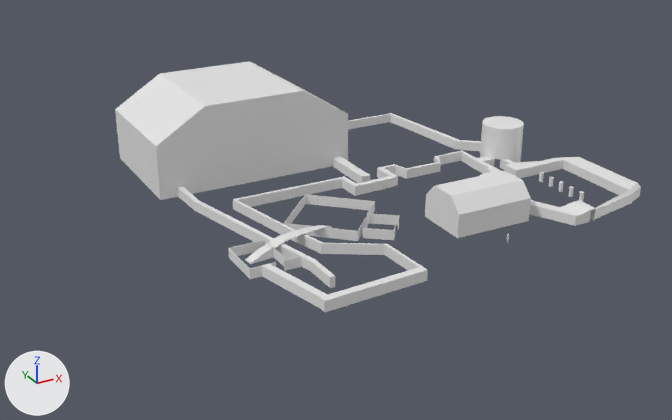
One commit to the Blender file Assets/Resources/Models/ftjr_1.Level_inspo 1.blend: the scene before it, then after it.
Rendered twice from a camera (50 mm lens) standing at (-84.8, -140.3, 74.8) and looking at (-1.4, 11.3, -0.9). Every picture has the same lights, and +X, +Y and +Z are marked at lower left.

The scene before the commit, as lines of its bpy script (objects in view):
```python
ob_cube = bpy.data.objects.new('Cube', me_cube)
ob_cube.location = (-9.5, 45.2, 0.0)
ob_cube.scale = (22.0, 14.0, 5.83)
ob_cube_001 = bpy.data.objects.new('Cube.001', me_cube_002)
ob_cube_001.location = (-9.4, 1.7, 1.0)
ob_cube_001.rotation_euler = (0.0, 0.0, -0.787)  # degrees (0, 0, -45)
ob_cube_002 = bpy.data.objects.new('Cube.002', me_cube_001)
ob_cube_002.location = (-25.9, -4.7, 1.0)
ob_cube_002.scale = (3.59, 4.66, 1.0)
ob_cube_003 = bpy.data.objects.new('Cube.003', me_cube_003)
ob_cube_003.location = (15.7, -15.9, 0.0)
ob_cube_003.scale = (1.77, 1.77, 1.77)
ob_cube_009 = bpy.data.objects.new('Cube.009', me_cube_007)
ob_cube_009.location = (32.2, -15.9, 0.0)
ob_cube_009.scale = (1.77, 1.77, 1.77)
ob_cube_010 = bpy.data.objects.new('Cube.010', me_cube_010)
ob_cube_010.location = (35.9, -15.5, 0.0)
ob_cube_010.scale = (1.77, 1.77, 1.77)
# me_cube_003
# before: 48 (-21.4, -4.5, 1.2) at pixel (327, 294), 49 (-21.4, -4.5, 0.0), 52 (-22.3, -4.5, 1.2) at pixel (319, 296), 53 (-22.3, -4.5, 0.0) at pixel (319, 308), 56 (-23.4, 3.7, 1.2) at pixel (269, 263)
# before: 57 (-23.4, 3.7, 0.0), 58 (-24.3, 3.7, 1.2) at pixel (261, 265), 59 (-24.3, 3.7, 0.0) at pixel (262, 276)
# also in view: 'Cube.004' at (-5.8, 3.6, 1.0); 'Cube.006' at (27.0, 1.0, 1.3); 'Cylinder' at (43.6, 15.8, 4.5); 'Cube.011' at (19.6, -7.6, 3.8); 'Cube.005' at (48.5, -3.2, 0.6)
```
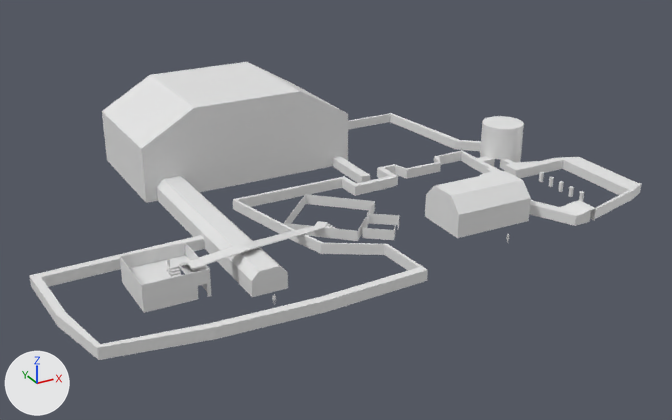
Commit message: new level version

Where the newer file only moved an object's origin or applied its transform, the numbers keep the older frame.

Diff of the bpy script that builds the scene:
```diff
--- a/Assets/Resources/Models/ftjr_1.Level_inspo 1.blend.py
+++ b/Assets/Resources/Models/ftjr_1.Level_inspo 1.blend.py
@@ me_cube_002 @@
 # used by ob_cube_001; location = (-9.4, 1.7, 1.0); rotation_euler = (0.0, 0.0, -0.787), in degrees (0, 0, -45)
-me_cube_002.from_pydata(...)  # 96 vertices, 58 faces; spans x -9.9..1.0, y -16.7..2.3, z -1.0..1.6
+me_cube_002.from_pydata(...)  # 16 vertices, 14 faces; spans x -13.5..1.0, y -28.2..-2.5, z 1.0..4.7
+# me_cube_002 part 1: the loose piece of 40 vertices spanning x -9.9..-5.4, y -16.7..-11.8, z -1.0..1.0 is deleted
+# me_cube_002 part 2: 8 vertices removed from x -6.9..-3.6, y -13.4..-9.4, z 1.0..1.6
+# me_cube_002 part 3: 8 vertices added at x -13.5..-6.1, y -28.2..-20.1, z 4.1..4.7
@@ me_cube_001 @@
 # used by ob_cube_002; location = (-25.9, -4.7, 1.0); scale = (3.59, 4.66, 1.0)
-me_cube_001.from_pydata(...)  # 14 vertices, 6 faces; spans x -1.0..1.8, y -1.0..1.0, z -1.0..1.0
+me_cube_001.from_pydata(...)  # 18 vertices, 11 faces; spans x -2.0..1.21, y -0.83..1.66, z 0.0..2.0
+# me_cube_001 part 4: 14 vertices removed from x -1.0..1.8, y -1.0..1.0, z -1.0..1.0; 18 vertices added at x -2.0..1.21, y -0.83..1.66, z 0.0..2.0
@@ me_cube_003 @@
 me_cube_003.from_pydata(...)  # 60 vertices, 58 faces; spans x -24.3..-0.9, y -5.4..20.3, z 0.0..1.2
 # used by ob_cube_003; location = (15.7, -15.9, 0.0); scale = (1.77, 1.77, 1.77)
 # verts and faces of me_cube_003; kept vertices keep their numbers, new ones are numbered from 60
+# me_cube_003 part 5
+delete_vertices([*range(56, 60)])  # with the faces that use them
+faces += [(48, 49, 53, 52)]
 me_cube_003.materials.append(mat_material)
@@ me_cube_007 @@
 # used by ob_cube_009; location = (32.2, -15.9, 0.0); scale = (1.77, 1.77, 1.77)
-me_cube_007.from_pydata(...)  # 28 vertices, 26 faces; spans x -33.8..-28.4, y -1.7..26.6, z 0.0..1.2
+me_cube_007.from_pydata(...)  # 12 vertices, 10 faces; spans x -0.3..0.3, y -2.0..2.0, z 0.0..1.8
+# me_cube_007 part 6: 28 vertices removed from x -33.8..-28.4, y -1.7..26.6, z 0.0..1.2
+# me_cube_007 part 7: 12 vertices added at x -0.3..0.3, y -2.0..2.0, z 0.0..1.8
 me_cube_007.materials.append(mat_material)
@@ ob_cube_002 @@
 ob_cube_002 = bpy.data.objects.new('Cube.002', me_cube_001)
-ob_cube_002.location = (-25.9, -4.7, 1.0)
-ob_cube_002.scale = (3.59, 4.66, 1.0)
+ob_cube_002.location = (-41.8, -7.8, 0.0)
+ob_cube_002.scale = (3.59, 4.66, 2.5)
 _m = ob_cube_002.modifiers.new('Solidify', 'SOLIDIFY')
@@ ob_cube @@
 ob_cube = bpy.data.objects.new('Cube', me_cube)
-ob_cube.location = (-9.5, 45.2, 0.0)
-ob_cube.scale = (22.0, 14.0, 5.83)
+ob_cube.location = (-11.0, 45.2, 0.0)
+ob_cube.scale = (23.6, 14.0, 5.83)
@@ ob_cube_009 @@
 ob_cube_009 = bpy.data.objects.new('Cube.009', me_cube_007)
-ob_cube_009.location = (32.2, -15.9, 0.0)
-ob_cube_009.scale = (1.77, 1.77, 1.77)
+ob_cube_009.location = (-28.7, 7.9, 0.0)
+ob_cube_009.scale = (11.6, 11.8, 2.54)
@@ ob_cube_015 @@
+ob_cube_015 = bpy.data.objects.new('Cube.015', me_cube_016)  # 42 vertices, 27 faces; spans x -1.26..1.0, y -1.94..3.4, z -1.0..1.1
+ob_cube_015.location = (-9.8, 0.0, 1.0)
+ob_cube_015.rotation_euler = (0.0, 0.0, -2.336)  # degrees (0, 0, -134)
@@ ob_cube_014 @@
+ob_cube_014 = bpy.data.objects.new('Cube.014', me_cube_015)  # 42 vertices, 25 faces; spans x -1.26..1.0, y -0.92..3.4, z -1.0..1.38
+ob_cube_014.location = (-41.4, -4.3, 1.1)
+ob_cube_014.rotation_euler = (0.0, 0.0, 3.142)  # degrees (0, 0, 180)
@@ ob_cube_013 @@
+ob_cube_013 = bpy.data.objects.new('Cube.013', me_cube_014)  # 46 vertices, 29 faces; spans x -1.26..1.0, y -3.24..3.4, z -1.0..1.38
+ob_cube_013.location = (-38.6, -6.8, 3.6)
@@ ob_plane @@
+ob_plane = bpy.data.objects.new('Plane', me_plane)  # 16 vertices, 8 faces; spans x -7.09..4.22, y -3.73..7.6, z 0.0; modifiers SOLIDIFY
+ob_plane.location = (-41.8, -7.8, 2.5)
@@ ob_cube_012 @@
+ob_cube_012 = bpy.data.objects.new('Cube.012', me_cube_013)  # 28 vertices, 26 faces; spans x -33.6..-11.5, y -5.4..13.0, z 0.0..1.2; in mat_material (white #e7e7e7)
+ob_cube_012.location = (-3.4, -15.9, 0.0)
+ob_cube_012.scale = (1.77, 1.77, 1.77)
```

Changed parts and their boxes (x1, y1, x2, y2) in the pictures (672 x 420 px):
'Cube', moved, rescaled: before (115, 61, 348, 200); after (102, 62, 348, 203)
'Cube.012', added: after (29, 235, 325, 360)
'Cube.009', reshaped, moved, rescaled (16% narrower, 18% taller): before (178, 186, 335, 288); after (157, 176, 288, 297)
'Cube.002', reshaped, moved, rescaled (24% wider, 80% taller): before (228, 240, 301, 279); after (120, 242, 211, 313)
'Cube.001', reshaped (42% wider): before (245, 225, 332, 264); after (200, 226, 324, 265)
'Plane', added: after (130, 255, 204, 286)
'Cube.013', added: after (179, 259, 206, 270)
'Cube.014', added: after (165, 266, 182, 277)
'Cube.015', added: after (315, 221, 335, 228)
part 1 of me_cube_002, deleted: before (245, 244, 273, 264)
part 2 of me_cube_002, deleted: before (268, 231, 303, 248)
part 3 of me_cube_002, added: after (200, 231, 303, 265)
part 5 of me_cube_003, cut back: before (262, 263, 328, 308)
part 6 of me_cube_007, deleted: before (178, 186, 335, 288)
part 7 of me_cube_007, added: after (157, 176, 288, 297)
